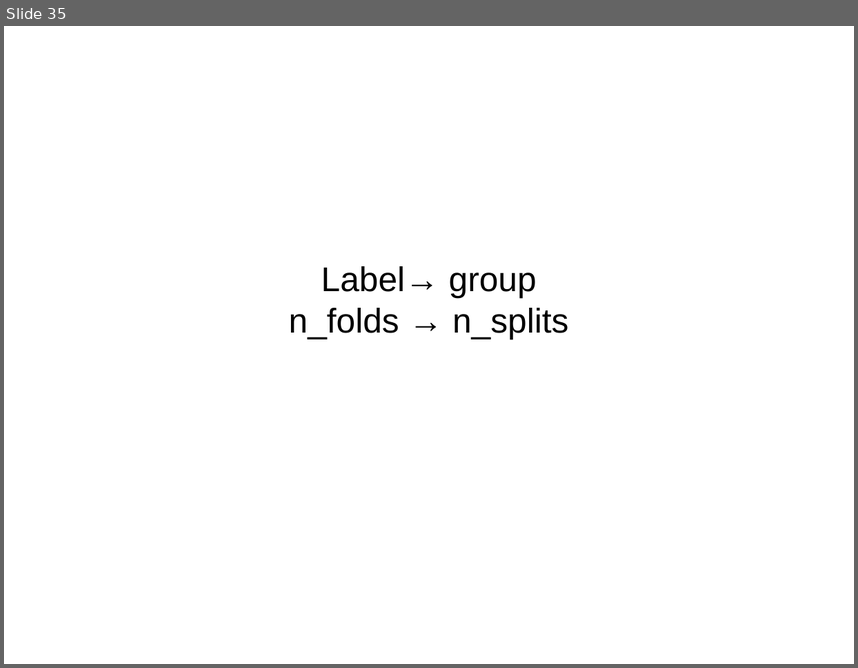
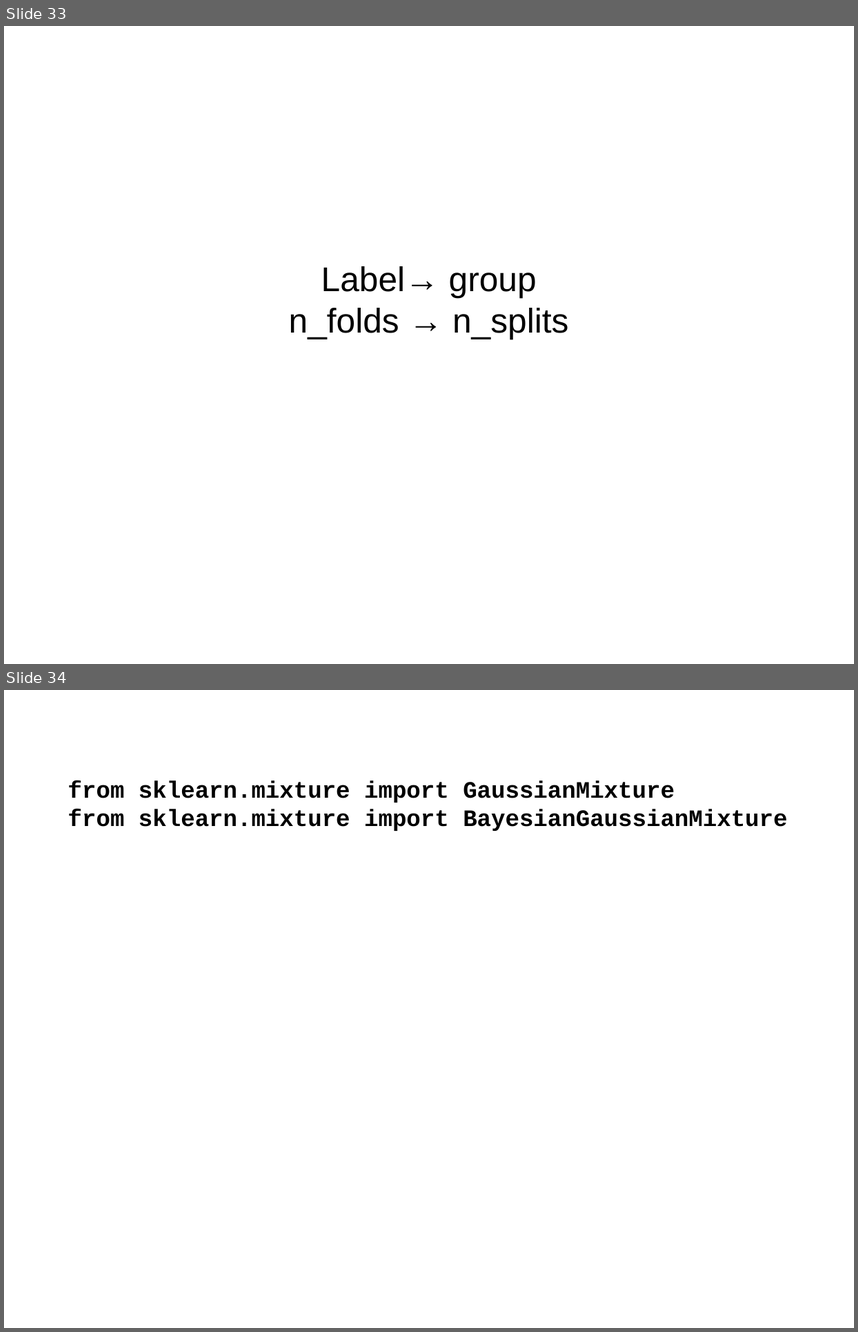
Before and after one commit to amueller/talks_odt, a slide deck: pycon_india_keynote.odp. Shown one above the other, each under a label of ours: slide 35 before the commit, slides 33 and 34 after it. The pictures are 858x668 and 858x1332 pixels, drawn with LibreOffice and Linux fonts; fonts in the diff are those of the drawing. Boxes give left, top, right and bottom in pixels: in the first picture for what was removed or moved away, otherwise in the second. Text is boxed around its words. In the diff, an @@ line names an element or a change of style, - is before the commit and + after.

```diff
--- a/pycon_india_keynote.odp
+++ b/pycon_india_keynote.odp
@@ slide 34 added at bbox=[4, 690, 854, 1328], background #FFFFFF @@
@@ text added at bbox=[68, 780, 787, 831], 22 pt, text #000000, bold @@
+from sklearn.mixture import GaussianMixture
+from sklearn.mixture import BayesianGaussianMixture
@@ what was slide 35 is now slide 33 @@
```
Also in this commit, not shown: 1 slide changed, 7 other slides added, 10 slides removed.
